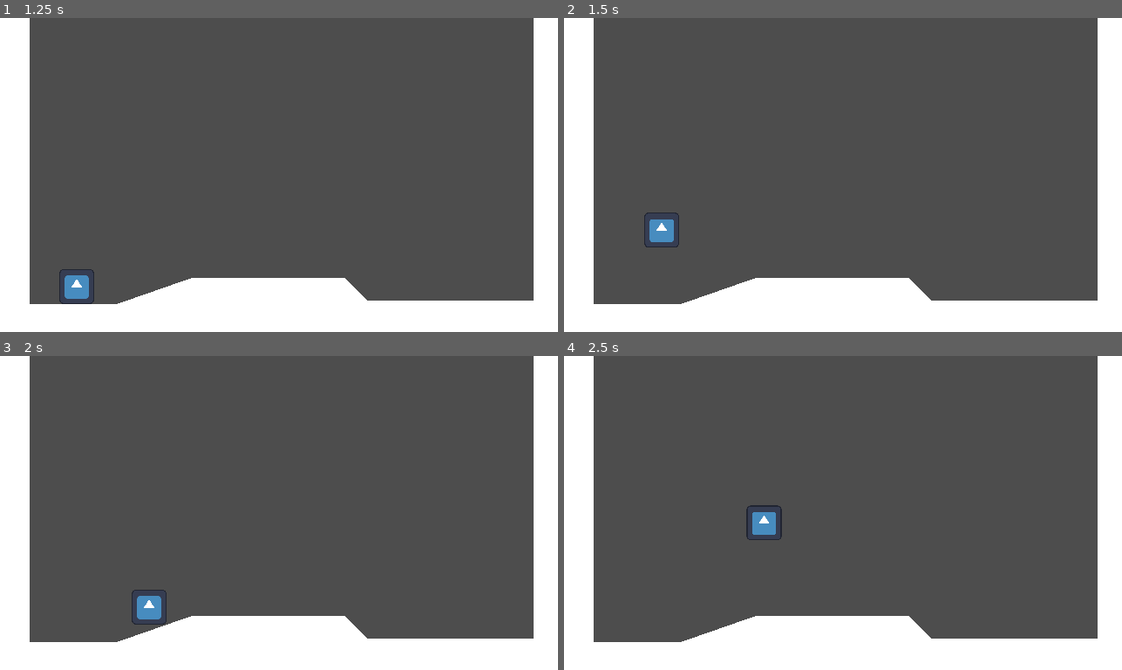
Above: before the commit, frames 1-4 (two rows, left to right).
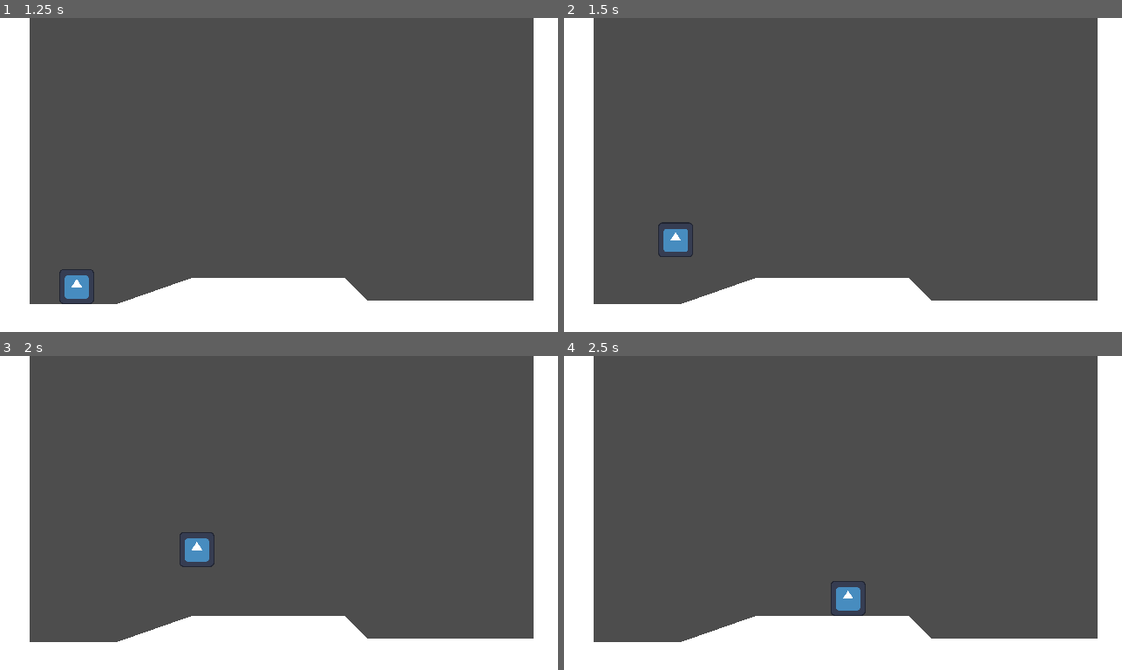
Above: after the commit, the same moments.

Repository: simonoNilssono/godot-project-thor
Game: Godot game, scene res://Scenes/main.tscn
Two runs of this game, one before a commit and one after it. Both use one fixed random seed, a clock stepped at 60 frames per second and the inputs below. The engine's default icon, where the game draws it, is replaced by a stand-in: a white triangle on a blue panel in a dark square.
Inputs:
- Up to frame 1 (1.25 s): click "Play Game" at 0.5 s
- Up to frame 2 (1.5 s): tap Enter at 1.25 s; hold D (Right) from 1.28 s (still down); tap W (Up) at 1.35 s
- Up to frame 3 (2 s): keep holding D (Right); tap W (Up) at 1.52, 1.82 s
- Up to frame 4 (2.5 s): keep holding D (Right); tap W (Up) at 2.1, 2.27 s

Frame 1 is identical in both runs. In frame 2, 0.6% of the frame differs, in the area x 14-24%, y 61-77%; in frame 3, 0.8%; in frame 4, 0.8%, in the area x 32-55%, y 47-83%.

Commit message:
added short jump

Diff:
--- a/Scripts/player.gd
+++ b/Scripts/player.gd
@@ -2,7 +2,7 @@
 
 const ACCELERATION = 30000
 const FRICTION = 30000
-const SPEED = 60.0
+const SPEED = 100.0
 const JUMP_VELOCITY = -300.0
 
 
@@ -14,7 +14,9 @@
 	# Handle jump.
 	if Input.is_action_just_pressed("Up") and is_on_floor():
 		velocity.y = JUMP_VELOCITY
-
+	else:
+		if Input.is_action_just_released("Up") and velocity.y < JUMP_VELOCITY / 2:
+			velocity.y = JUMP_VELOCITY /2
 	# Get the input direction and handle the movement/deceleration.
 	var direction := Input.get_axis("Left", "Right")
 	if direction != 0:
